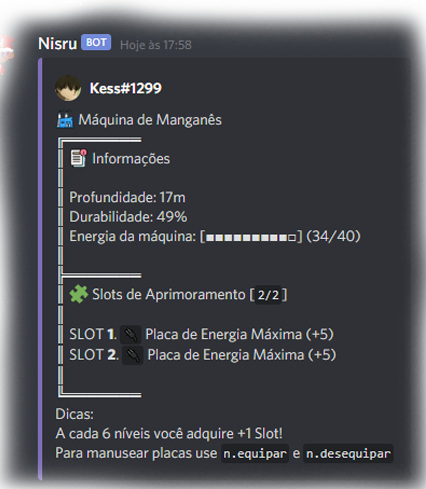
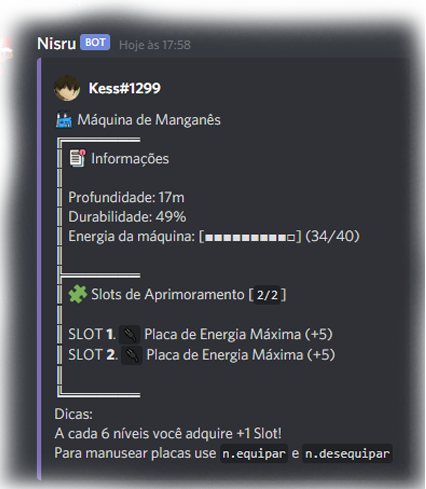
Layered file, before and after one edit (426x489). Changes by layer:
hid "Camada 1", moved it into group "Infos", painted on it over [0, 2, 426, 489]
added layer "Camada 3" over [0, 2, 411, 482]
